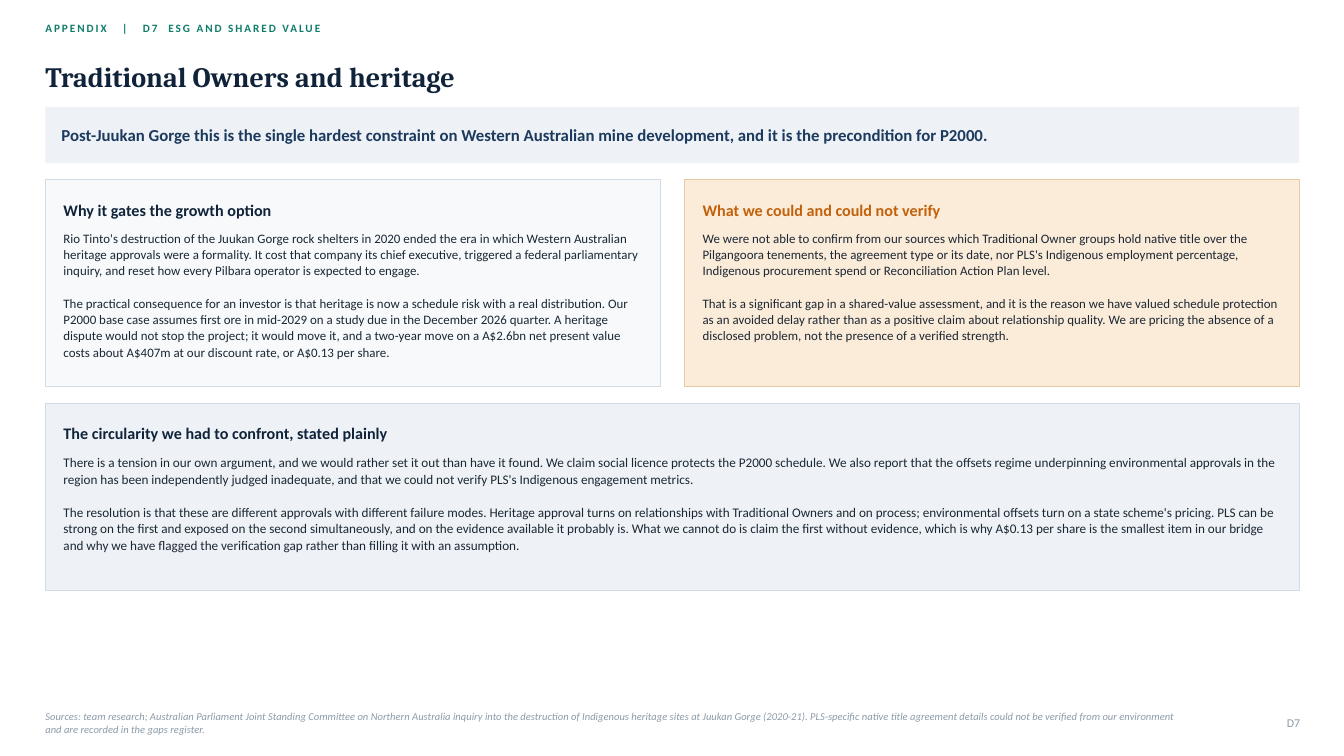
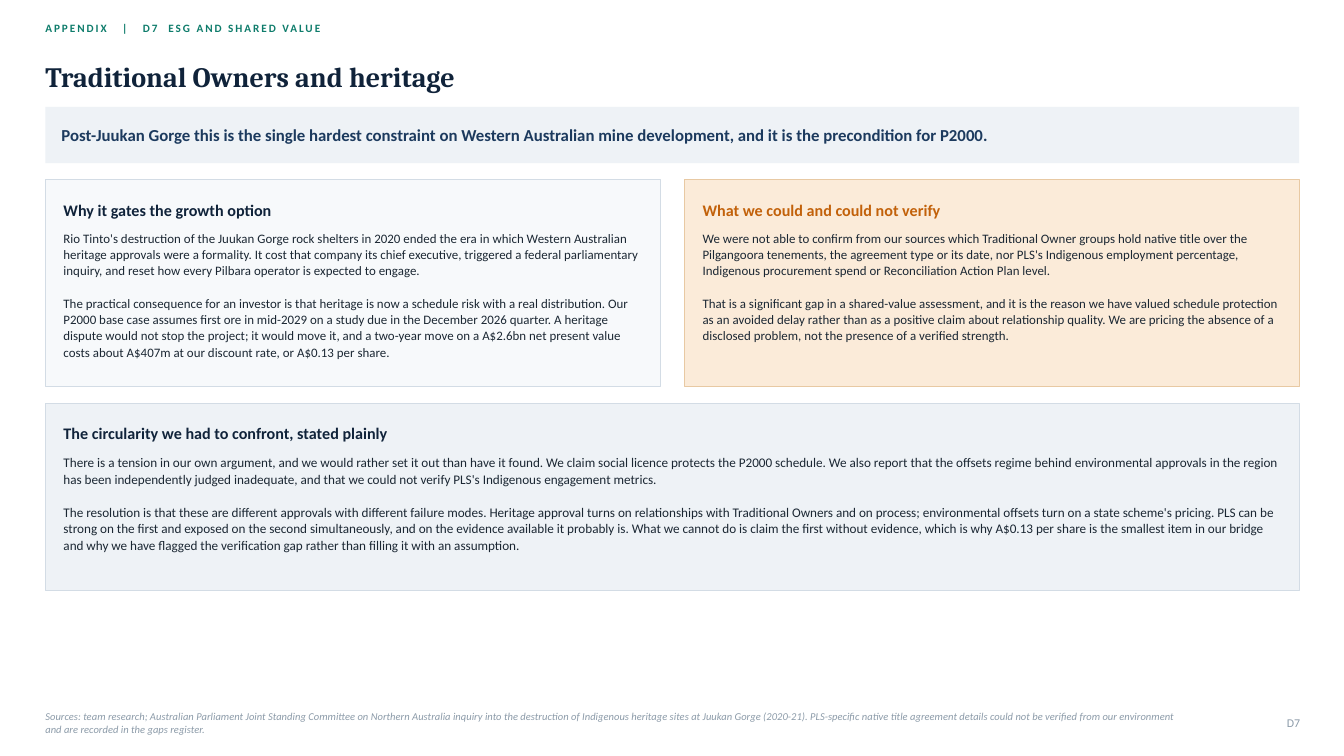
Before and after one commit to SportsSwap/for-claude, a slide deck: slide 55 of deck/PLS_Group_FMAA_2026.pptx. Drawn at 1344x756 pixels with LibreOffice and Linux fonts; fonts in the diff are those of the drawing. Boxes give left, top, right and bottom in pixels: in the first picture for what was removed or moved away, otherwise in the second. Text is boxed around its words. In the diff, an @@ line names an element or a change of style, - is before the commit and + after.

```diff
--- a/deck/PLS_Group_FMAA_2026.pptx
+++ b/deck/PLS_Group_FMAA_2026.pptx
@@ text at (x1=63, y1=458, x2=1277, y2=487): text changed @@
-There is a tension in our own argument, and we would rather set it out than have it found. We claim social licence protects the P2000 schedule. We also report that the offsets regime underpinning environmental approvals in the region has been independently judged inadequate, and that we could not verify PLS's Indigenous engagement metrics.
+There is a tension in our own argument, and we would rather set it out than have it found. We claim social licence protects the P2000 schedule. We also report that the offsets regime behind environmental approvals in the region has been independently judged inadequate, and that we could not verify PLS's Indigenous engagement metrics.
```
Also in this commit, not shown: 14 other slides changed, 7 other files.
